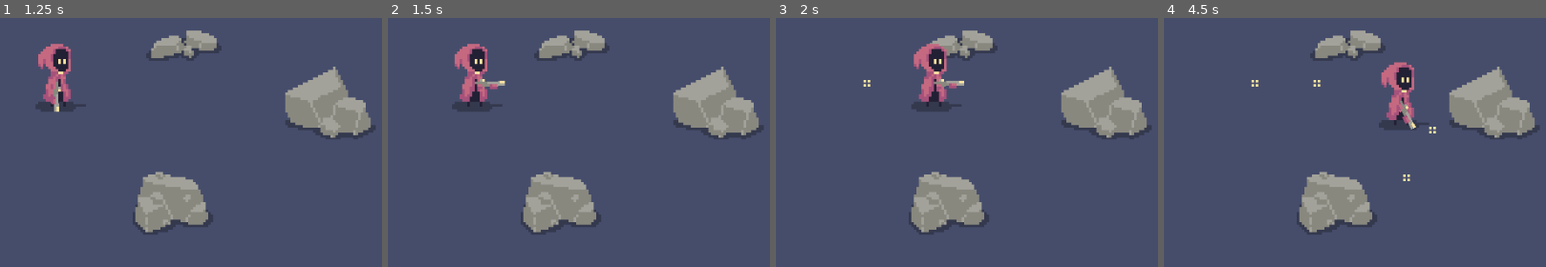
Above: before the commit, frames 1-4 (left to right).
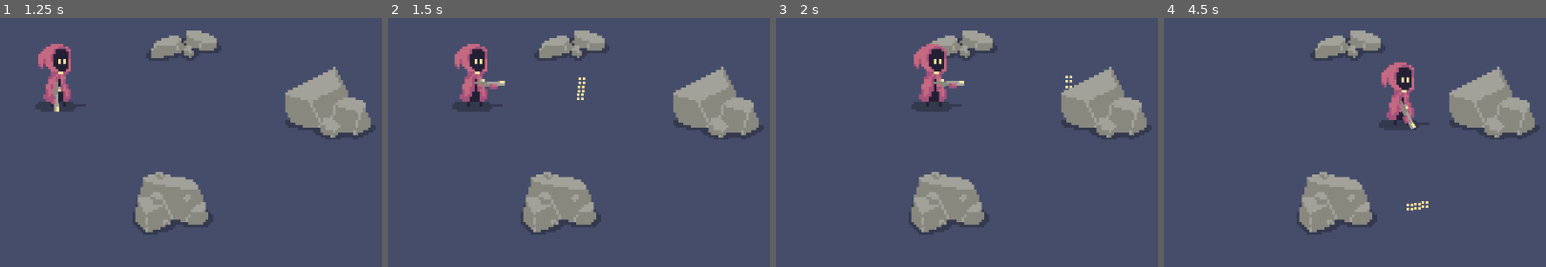
Above: after the commit, the same moments.

Repository: greatbrick0/NotQuiteRightJam2024
Game: Godot game, scene res://Scenes/main_menu.tscn
Same seed, same stepped clock (60 frames per second), same inputs: the game is played once before the commit and once after it.
Inputs (mouse positions are % of the whole screen's width and height, from its top left):
- Up to frame 1 (1.25 s): click "Start" at 0.5 s
- Up to frame 2 (1.5 s): tap Enter at 1.25 s; move the mouse to (72, 38) at 1.27 s; press the mouse at (72, 38) at 1.28 s; hold D (MoveRight) from 1.28 s (still down)
- Up to frame 3 (2 s): keep holding D (MoveRight)
- Up to frame 4 (4.5 s): move the mouse to (30, 50) at 2.02 s; release D (MoveRight) at 2.03 s; release the mouse at (30, 50) at 2.03 s; hold S (MoveDown) 2.03-2.78 s; click (30, 50) at 2.1 s; move the mouse to (60, 19) at 2.77 s; press the mouse at (60, 19) at 2.78 s; hold D (MoveRight) 2.78-3.53 s; move the mouse to (45, 66) at 3.52 s; release the mouse at (45, 66) at 3.53 s; hold W (MoveUp) 3.53-4.28 s; click (45, 66) at 3.6 s; move the mouse to (80, 61) at 4.27 s; press the mouse at (80, 61) at 4.28 s; hold A (MoveLeft) from 4.28 s (still down)
The pictures show only the part of the screen within x 42-92%, y 26-76%; the shares and areas given below are measured in that part.

Frame 1 is identical in both runs. In frame 2, 0.1% of the frame differs, in the area x 49-52%, y 23-33%; in frame 3, less than 0.1%; in frame 4, 0.3%, in the area x 22-72%, y 24-78%.

Commit message:
Added Shotgun Bullets

Diff:
--- a/Scenes/player_bullet.tscn
+++ b/Scenes/player_bullet.tscn
@@ -1,6 +1,9 @@
-[gd_scene format=3 uid="uid://cw8eghlnxpi0u"]
+[gd_scene load_steps=2 format=3 uid="uid://cw8eghlnxpi0u"]
+
+[ext_resource type="Script" path="res://Scripts/player_bullet.gd" id="1_mf4ay"]
 
 [node name="PlayerBullet" type="Node2D"]
+script = ExtResource("1_mf4ay")
 
 [node name="Polygon2D" type="Polygon2D" parent="."]
 position = Vector2(-1, -1)
--- a/Scripts/player.gd
+++ b/Scripts/player.gd
@@ -39,6 +39,10 @@
 				gunActionTime = gunReloadCooldown
 
 func Shoot() -> void:
-	instanceRef = bulletScene.instantiate()
-	instanceRef.global_position = %BulletPoint.global_position
-	get_parent().add_child(instanceRef)
+	for ii in 3:
+		instanceRef = bulletScene.instantiate()
+		instanceRef.global_position = %BulletPoint.global_position
+		instanceRef.startingVelocity = velocity
+		instanceRef.dir = $Visuals/ShotgunCentre.global_position.direction_to(%BulletPoint.global_position)
+		instanceRef.dir = instanceRef.dir.rotated(0.1 * (ii - 1))
+		get_parent().add_child(instanceRef)
--- /dev/null
+++ b/Scripts/player_bullet.gd
@@ -0,0 +1,13 @@
+extends Node2D
+
+@export var lifetime: float = 0.4
+@export var speed: float = 500
+var dir: Vector2
+var startingVelocity: Vector2 = Vector2.ZERO
+var age: float = 0.0
+
+func _process(delta):
+	global_position += (dir * speed + startingVelocity) * delta
+	age += 1.0 * delta
+	if(age > lifetime):
+		queue_free()
